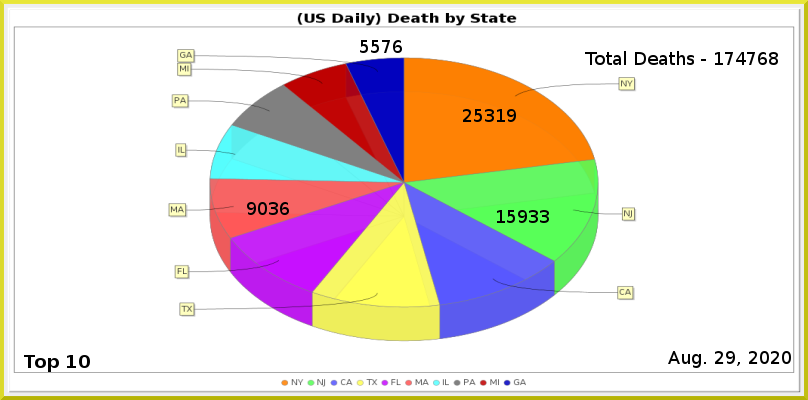
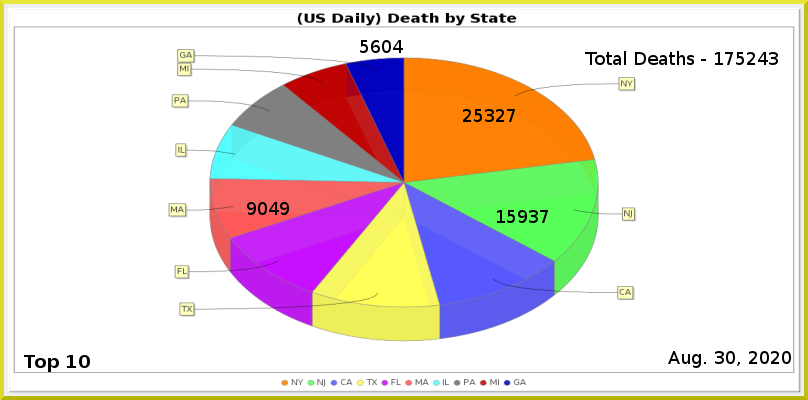
Two versions of the same layered image (808x400). Layer-by-layer changes:
painted on "Least" over <box>371,40,403,53</box>
painted on "MA" over <box>269,202,289,215</box>
painted on "NJ" over <box>540,210,549,223</box>
painted on "NY" over <box>496,109,516,122</box>
renamed "Total Deaths - 174768" to "Total Deaths - 175243", painted on it over <box>736,52,778,65</box>
painted on "Current Date" over <box>715,351,735,364</box>
